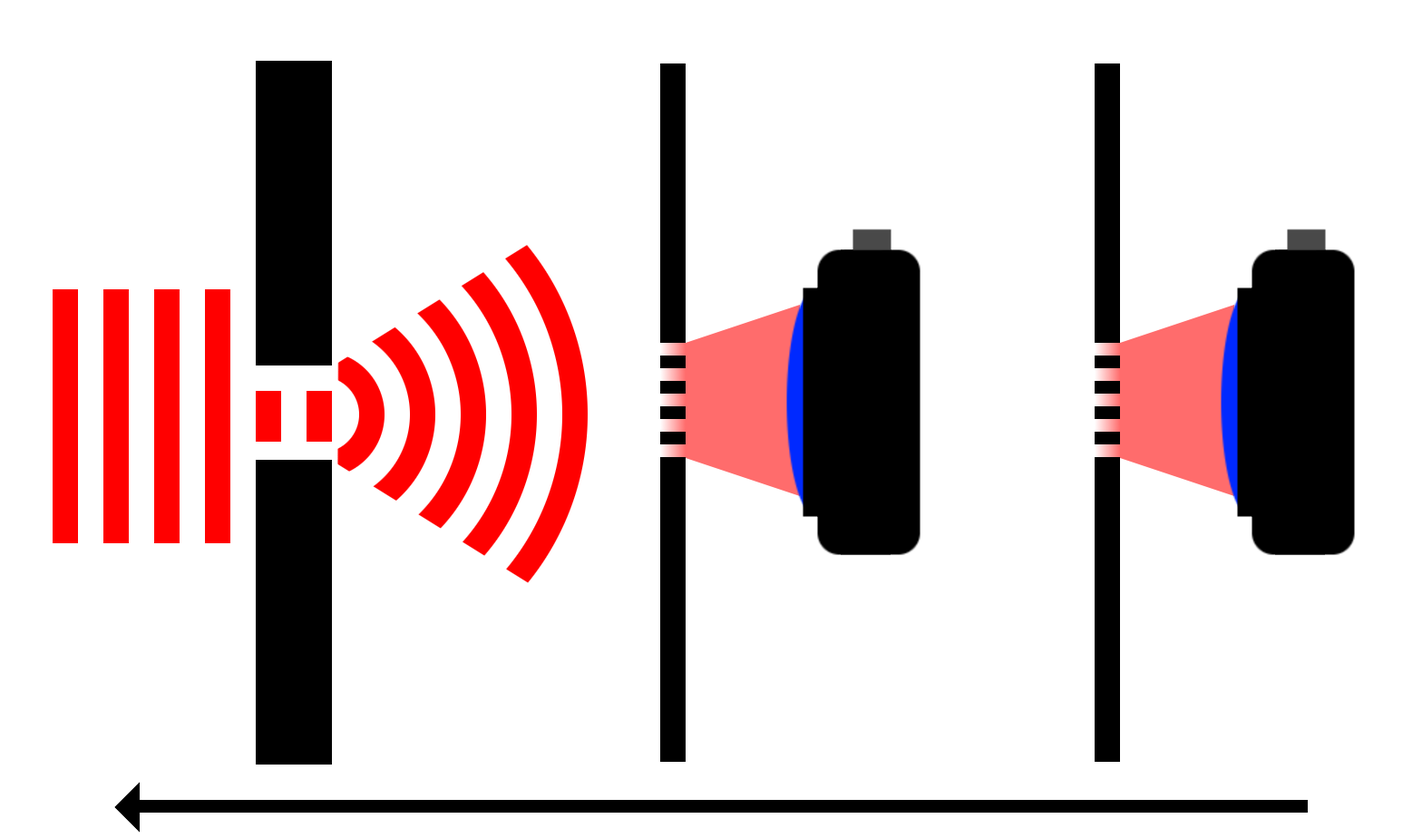
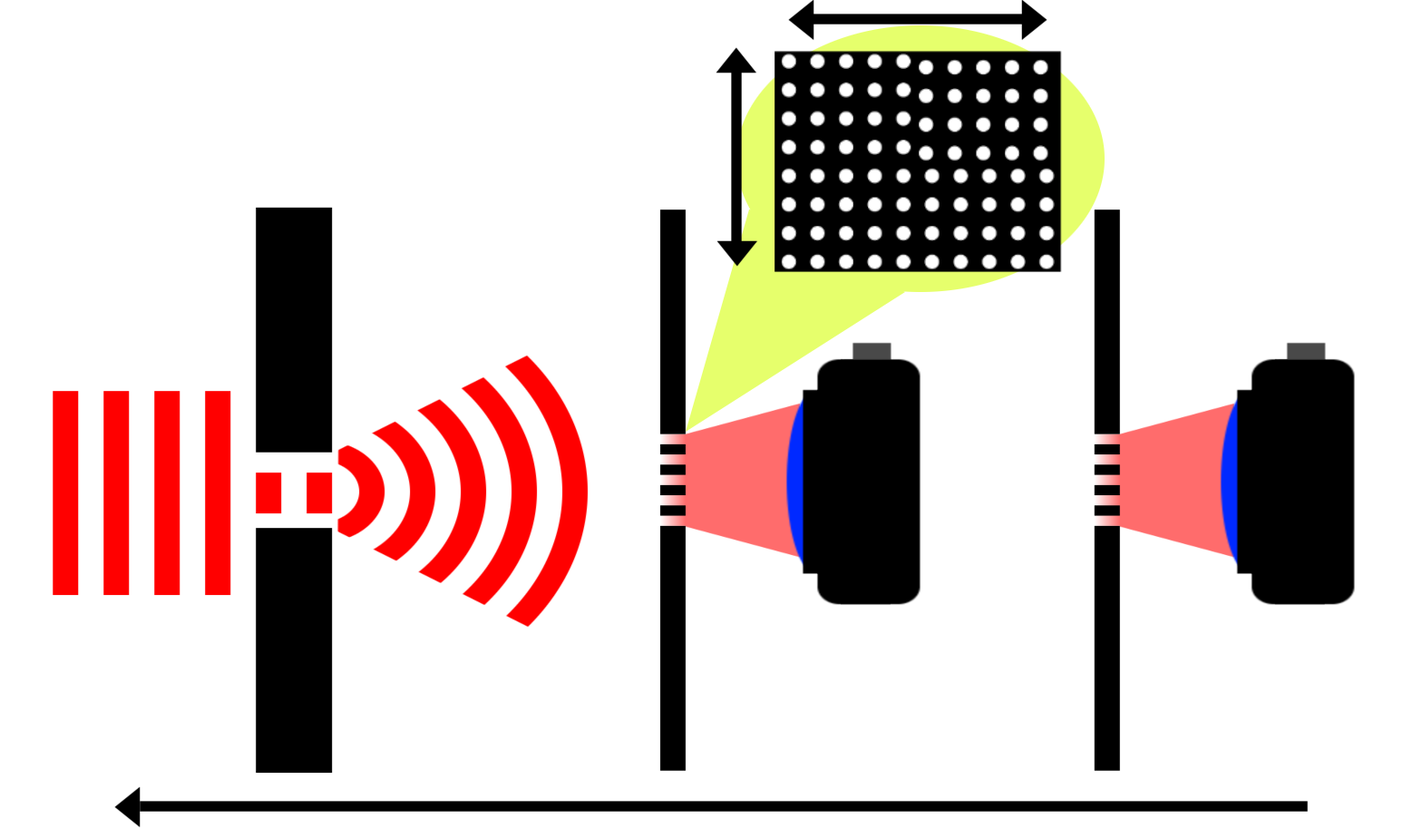
Layered file, before and after one edit (1422px x 838px). Changes by layer:
added layer "Transformation" above "axis copy #2" over [774, 50, 1062, 273]
added layer "bg4" above "Layer Group #3" over [685, 25, 1105, 432]
added group "Layer Group #3" with 25 layers above "Background" over [52, 158, 1356, 833]
moved "axis" into group "Layer Group #3" over [114, 781, 1308, 833]
painted on "grating #4" over [139, 799, 1308, 813]
moved "Layer Group #2" into group "Layer Group #3" over [1093, 63, 1356, 771]
painted on "Pasted Layer #1" over [1250, 228, 1356, 605]
painted on "camera #2" over [1235, 286, 1274, 575]
painted on "camera #3" over [1219, 289, 1284, 570]
painted on "grating #2" over [1093, 63, 1121, 771]
painted on "grating #3" over [1093, 304, 1236, 558]
moved "Layer Group #1" into group "Layer Group #3" over [659, 63, 922, 771]
painted on "Pasted Layer" over [816, 228, 922, 605]
painted on "camera #1" over [785, 289, 850, 570]
painted on "grating" over [659, 63, 687, 771]
painted on "grating #1" over [659, 304, 801, 558]
moved "Layer Group" into group "Layer Group #3" over [52, 60, 663, 833]
painted on "circel #2" over [254, 459, 333, 774]
painted on "circel #1" over [254, 60, 333, 453]
painted on "aerga #1" over [52, 289, 333, 596]
painted on "aerga copy" over [52, 342, 663, 833]
painted on "aerga copy #1" over [52, 65, 342, 705]
painted on "aerga" over [52, 60, 663, 548]
painted on "circel" over [54, 147, 589, 707]
…and 10 more changes (8 added, 2 painted)
